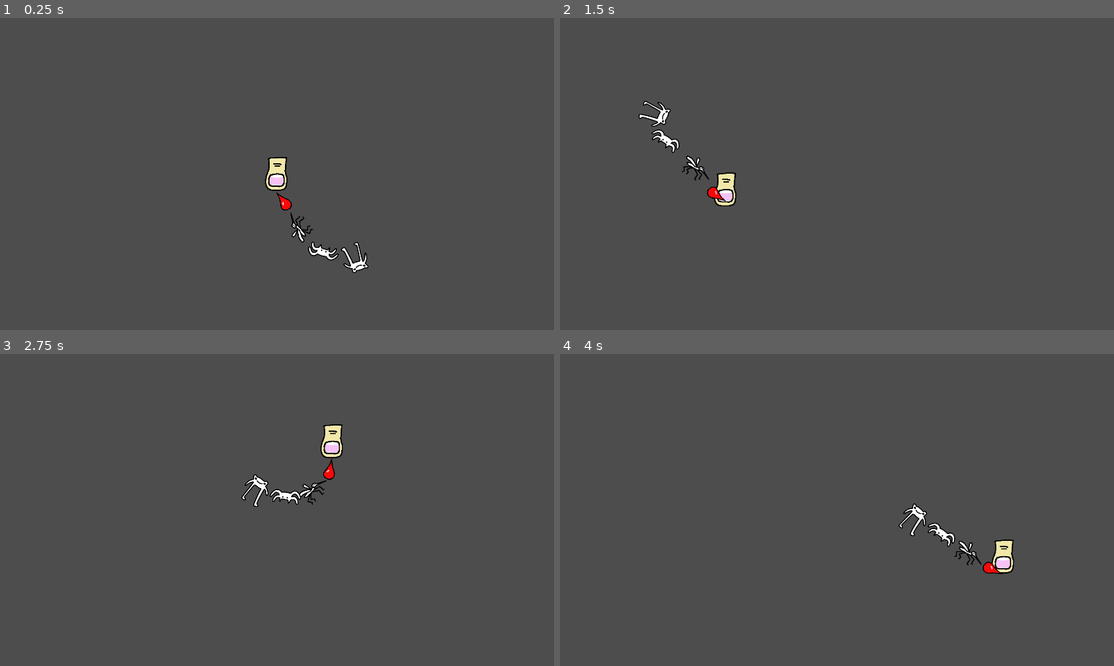
Above: before the commit, frames 1-4 (two rows, left to right).
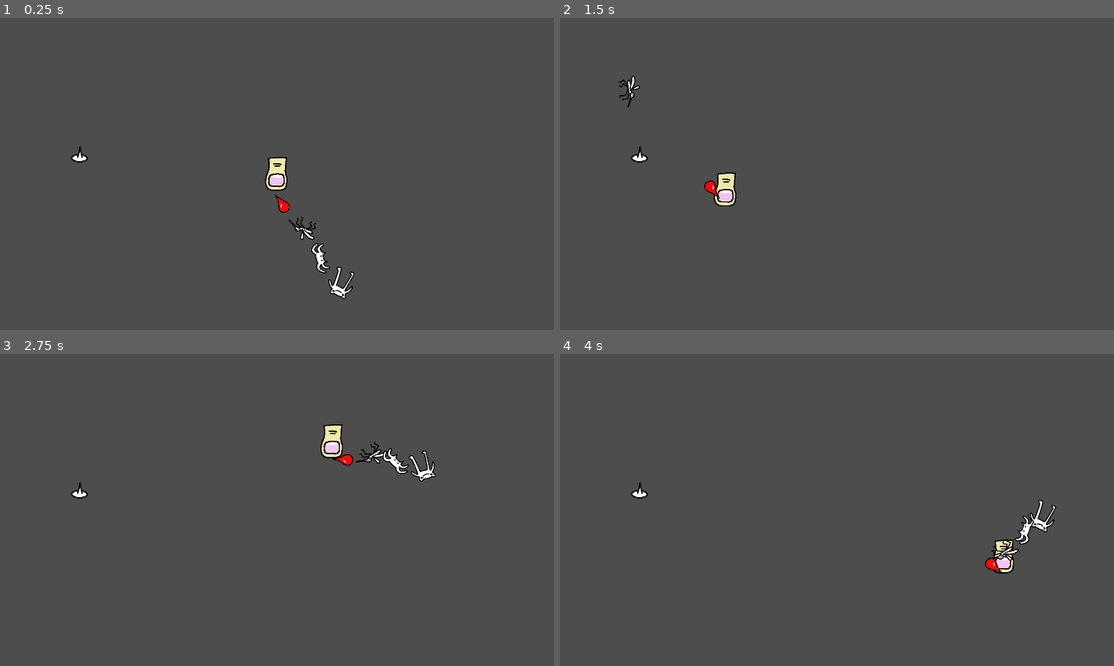
Above: after the commit, the same moments.

Repository: magopian/teamsect
Game: Godot game, scene res://game.tscn
The game is run twice, just before and just after one commit, with the same random seed, the same clock (stepped at 60 frames per second) and the same inputs.
Inputs (mouse positions are in pixels of both pictures, inside the frame that each line leads up to):
- Up to frame 1 (0.25 s): no input
- Up to frame 2 (1.5 s): move the mouse to (958, 158) at 0.52 s; move the mouse to (726, 189) at 1.27 s
- Up to frame 3 (2.75 s): move the mouse to (332, 441) at 2.02 s
- Up to frame 4 (4 s): move the mouse to (809, 572) at 2.77 s; move the mouse to (1003, 556) at 3.52 s

The runs differ from the first frame. In frame 1, 0.9% of the frame differs, in the area x 12-67%, y 41-91%; in frame 2, 0.8%; in frame 3, 1.2%, in the area x 12-79%, y 28-49%; in frame 4, 1.1%.

Commit message:
Add a thumbtack that detects the finger

Diff:
--- /dev/null
+++ b/EventBus.gd
@@ -0,0 +1,4 @@
+extends Node
+
+
+signal pricked
--- a/dangling/blood_drop.tscn
+++ b/dangling/blood_drop.tscn
@@ -18,6 +18,8 @@
 height = 84.0
 
 [node name="Blood drop" type="RigidBody2D"]
+collision_layer = 2
+collision_mask = 2
 mass = 1000.0
 gravity_scale = 8.0
 angular_damp = 5.633
--- a/dangling/frog.tscn
+++ b/dangling/frog.tscn
@@ -18,6 +18,8 @@
 }]
 
 [node name="Frog" type="RigidBody2D"]
+collision_layer = 16
+collision_mask = 16
 mass = 1000.0
 gravity_scale = 8.0
 angular_damp = 5.633
--- a/dangling/mosquito.tscn
+++ b/dangling/mosquito.tscn
@@ -18,6 +18,8 @@
 }]
 
 [node name="Mosquito" type="RigidBody2D"]
+collision_layer = 4
+collision_mask = 4
 mass = 1000.0
 gravity_scale = 8.0
 angular_damp = 5.633
--- a/dangling/spider.tscn
+++ b/dangling/spider.tscn
@@ -18,6 +18,8 @@
 }]
 
 [node name="Spider" type="RigidBody2D"]
+collision_layer = 8
+collision_mask = 8
 mass = 1000.0
 gravity_scale = 8.0
 angular_damp = 5.633
--- a/game.gd
+++ b/game.gd
@@ -4,7 +4,12 @@
 @onready var dangling: Node2D = %Dangling
 @onready var joint_scene: PackedScene = preload("res://dangling/joint.tscn")
 
+
 func _ready() -> void:
+	setup_dangling()
+
+
+func setup_dangling() -> void:
 	var dangling_children: Array[Node] = dangling.get_children()
 	print("dangling children: ", dangling_children)
 	var current_anchor: RigidBody2D = finger
--- a/game.tscn
+++ b/game.tscn
@@ -6,9 +6,13 @@
 [ext_resource type="PackedScene" uid="uid://b8g2i44cwdtvh" path="res://dangling/mosquito.tscn" id="4_xac2r"]
 [ext_resource type="PackedScene" uid="uid://bhrnso07lrta5" path="res://dangling/spider.tscn" id="5_aeytp"]
 [ext_resource type="PackedScene" uid="uid://yadkjwi1eyn5" path="res://dangling/frog.tscn" id="6_naqcg"]
+[ext_resource type="PackedScene" uid="uid://d2e5o1u66fmrk" path="res://pointer/thumbtack.tscn" id="7_ljwwb"]
 
 [node name="Game" type="Node2D"]
 script = ExtResource("1_8mif2")
+
+[node name="Thumbtack" parent="." instance=ExtResource("7_ljwwb")]
+position = Vector2(336, 568)
 
 [node name="Finger" parent="." instance=ExtResource("1_xqm73")]
 unique_name_in_owner = true
--- a/pointer/finger.gd
+++ b/pointer/finger.gd
@@ -1,6 +1,10 @@
-extends RigidBody2D
+class_name Finger extends RigidBody2D
 
 @onready var anchor: Marker2D = $anchor
+
+
+func _ready() -> void:
+	EventBus.pricked.connect(_on_pricked)
 
 
 func get_anchor_position() -> Vector2:
@@ -10,3 +14,7 @@
 	#Input.set_mouse_mode(Input.MOUSE_MODE_HIDDEN)
 	var mouse_position: Vector2 = get_global_mouse_position()
 	position = mouse_position
+
+
+func _on_pricked() -> void:
+	print("pricked !!")
--- a/pointer/finger.tscn
+++ b/pointer/finger.tscn
@@ -9,14 +9,15 @@
 
 [node name="Finger" type="RigidBody2D"]
 freeze = true
+freeze_mode = 1
 script = ExtResource("1_48qoe")
+
+[node name="Sprite2D" type="Sprite2D" parent="."]
+texture = ExtResource("2_ta1g3")
 
 [node name="CollisionShape2D" type="CollisionShape2D" parent="."]
 position = Vector2(1, 0)
 shape = SubResource("CapsuleShape2D_5ts1n")
 
-[node name="Sprite2D" type="Sprite2D" parent="."]
-texture = ExtResource("2_ta1g3")
-
 [node name="anchor" type="Marker2D" parent="."]
 position = Vector2(0, 72)
--- /dev/null
+++ b/pointer/thumbtack.gd
@@ -0,0 +1,6 @@
+extends Area2D
+
+
+func _on_body_entered(body: Node2D) -> void:
+	if body is Finger:
+		EventBus.pricked.emit()
--- /dev/null
+++ b/pointer/thumbtack.tscn
@@ -0,0 +1,20 @@
+[gd_scene load_steps=4 format=3 uid="uid://d2e5o1u66fmrk"]
+
+[ext_resource type="Texture2D" uid="uid://b2bk15ugo80c0" path="res://assets/sprites/thumbtack.png" id="1_gottp"]
+[ext_resource type="Script" path="res://pointer/thumbtack.gd" id="1_s5n63"]
+
+[sub_resource type="CapsuleShape2D" id="CapsuleShape2D_51rve"]
+radius = 17.0
+height = 68.0
+
+[node name="Thumbtack" type="Area2D"]
+collision_layer = 0
+script = ExtResource("1_s5n63")
+
+[node name="Sprite2D" type="Sprite2D" parent="."]
+texture = ExtResource("1_gottp")
+
+[node name="CollisionShape2D" type="CollisionShape2D" parent="."]
+shape = SubResource("CapsuleShape2D_51rve")
+
+[connection signal="body_entered" from="." to="." method="_on_body_entered"]
--- a/project.godot
+++ b/project.godot
@@ -16,11 +16,24 @@
 config/features=PackedStringArray("4.3", "Mobile")
 config/icon="res://assets/icon.svg"
 
+[autoload]
+
+EventBus="*res://EventBus.gd"
+
 [display]
 
 window/size/window_width_override=2304
 window/size/window_height_override=1296
 
+[layer_names]
+
+2d_physics/layer_1="Finger"
+2d_physics/layer_2="Blood"
+2d_physics/layer_3="Mosquito"
+2d_physics/layer_4="Spider"
+2d_physics/layer_5="Frog"
+2d_physics/layer_6="Thumbtack"
+
 [rendering]
 
 renderer/rendering_method="mobile"
Binary file added: assets/sprites/thumbtack.png
Not shown, added: assets/sprites/thumbtack.png.import
Not shown: 1 places in game.tscn that only renumber resources
